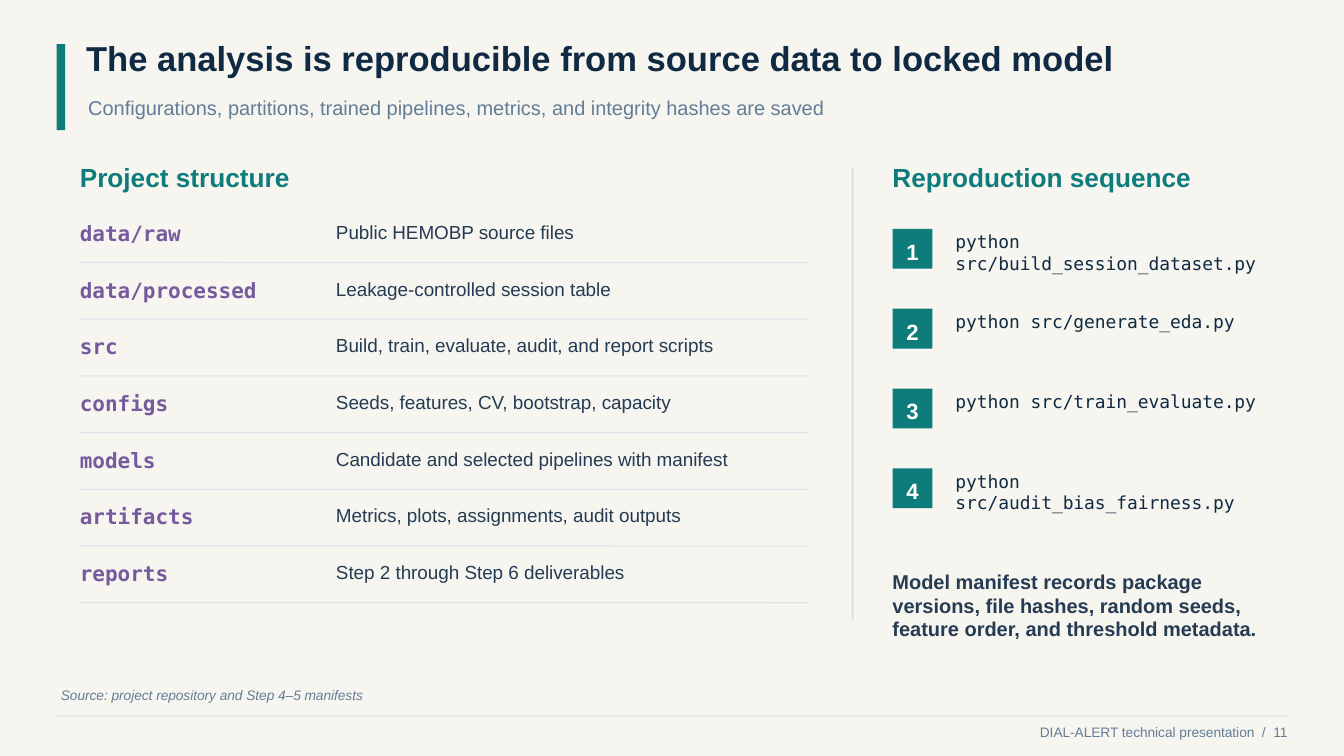
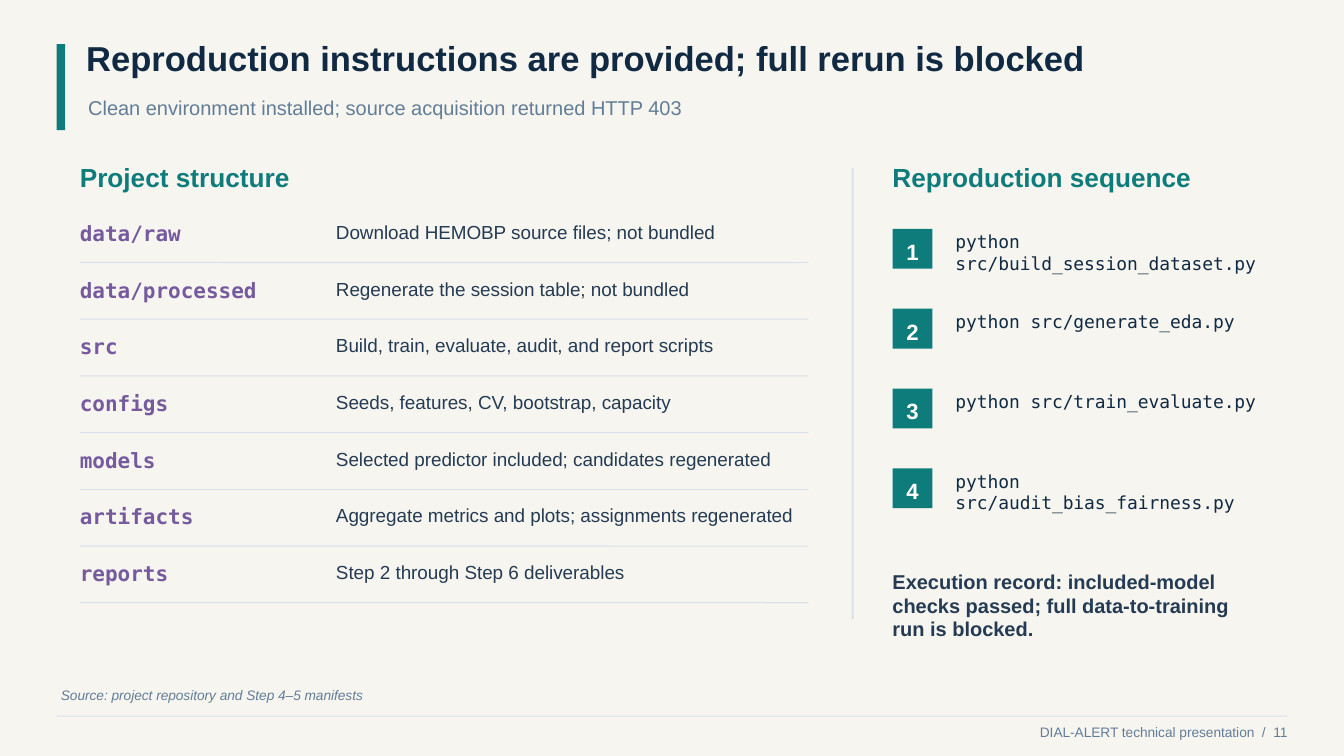
Before and after one commit to guillanofg/DIAL-ALERT, a slide deck: slide 11 of reports/Franklin_Guillano_DIAL_ALERT_Technical_Presentation.pptx. Drawn at 1344x756 pixels with LibreOffice and Linux fonts; fonts in the diff are those of the drawing. Boxes give left, top, right and bottom in pixels: in the first picture for what was removed or moved away, otherwise in the second. Text is boxed around its words. In the diff, an @@ line names an element or a change of style, - is before the commit and + after.

```diff
--- a/reports/Franklin_Guillano_DIAL_ALERT_Technical_Presentation.pptx
+++ b/reports/Franklin_Guillano_DIAL_ALERT_Technical_Presentation.pptx
@@ text at [86, 46, 1085, 78]: text changed @@
-The analysis is reproducible from source data to locked model
+Reproduction instructions are provided; full rerun is blocked
@@ text at [88, 100, 681, 119]: text changed @@
-Configurations, partitions, trained pipelines, metrics, and integrity hashes are saved
+Clean environment installed; source acquisition returned HTTP 403
@@ text at [336, 225, 715, 242]: text changed @@
-Public HEMOBP source files
+Download HEMOBP source files; not bundled
@@ text at [336, 282, 689, 300]: text changed @@
-Leakage-controlled session table
+Regenerate the session table; not bundled
@@ text at [336, 452, 770, 470]: text changed @@
-Candidate and selected pipelines with manifest
+Selected predictor included; candidates regenerated
@@ text at [336, 508, 792, 526]: text changed @@
-Metrics, plots, assignments, audit outputs
+Aggregate metrics and plots; assignments regenerated
@@ text at [892, 574, 1228, 636]: text changed @@
-Model manifest records package versions, file hashes, random seeds, feature order, and threshold metadata.
+Execution record: included-model checks passed; full data-to-training run is blocked.
```
Also in this commit, not shown: 3 other slides changed, 4 slides added, 39 other files.
